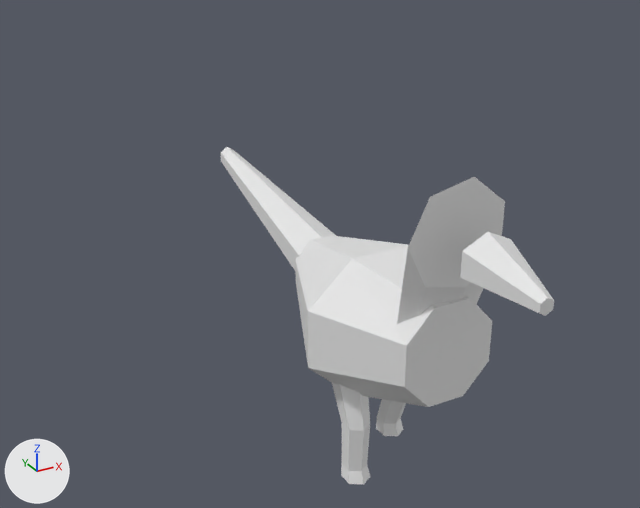
The OBJ model data/animals/arara/walk/1.obj: old version first, new version second.
Before and after are seen from a camera (50 mm lens) standing at (-0.67, -1.024, 0.901) and looking at (-0.019, 0.159, 0.309). Arrows for +X, +Y and +Z are at lower left; the lights stay in place. The first picture is the older version. Where no turn or scale is listed for an object, it has been applied to the vertices.

Objects in the first picture: 'arara_walk_1'.
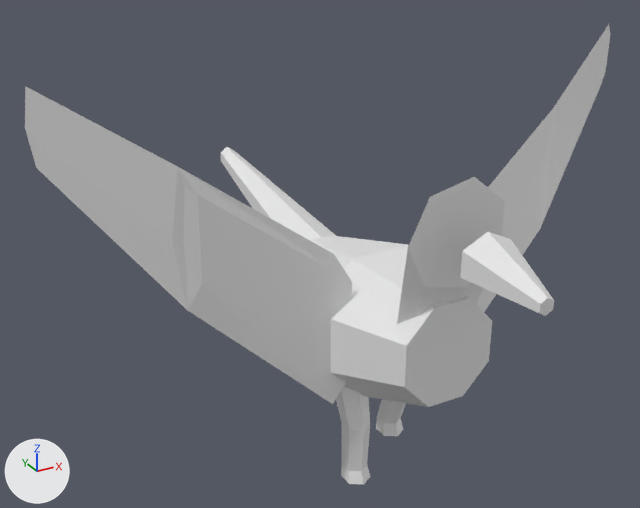
The change in detail:
me_arara_walk_1 is used by ob_arara_walk_1; location (0.0, 0.0, 0.0).
me_arara_walk_1 had 122 vertices, 220 faces and spanned x -0.127..0.127, y -0.343..0.662, z 0.0..0.537.
me_arara_walk_1 now has 156 vertices, 280 faces and spans x -0.48..0.478, y -0.343..0.662, z 0.0..0.661.
me_arara_walk_1 part 1: a new loose piece of 17 vertices spanning x -0.48..-0.082, y -0.05..0.06, z 0.161..0.661.
me_arara_walk_1 part 2: a new loose piece of 17 vertices spanning x 0.078..0.478, y -0.051..0.06, z 0.161..0.661.

Boxes (x1, y1, x2, y2) around the edits, measured in the pictures (640 x 508 px):
'arara_walk_1', reshaped (75% wider, 36% taller)
    before: (220, 147, 554, 485)
    after: (25, 24, 610, 485)
part 1 of me_arara_walk_1, added
    after: (25, 86, 352, 404)
part 2 of me_arara_walk_1, added
    after: (477, 24, 610, 312)
